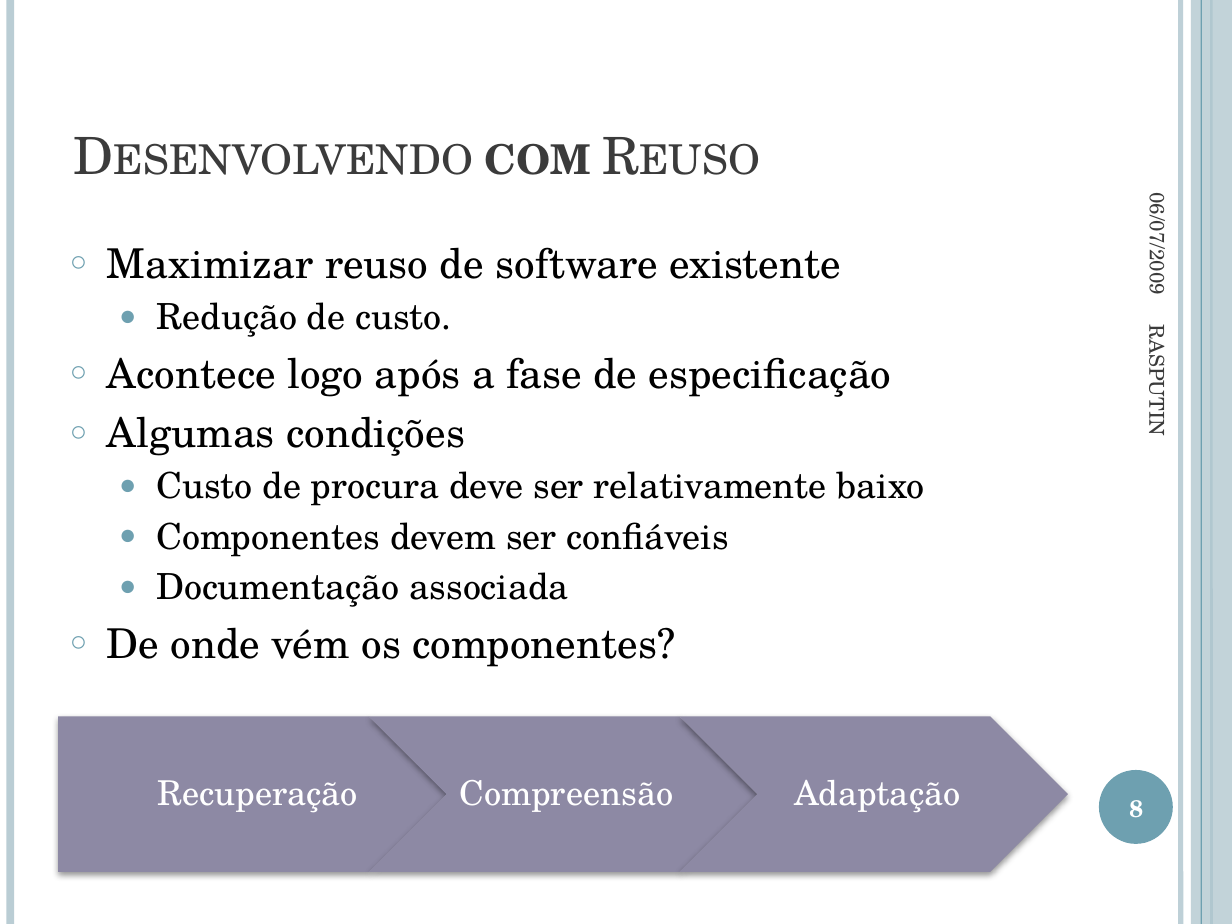
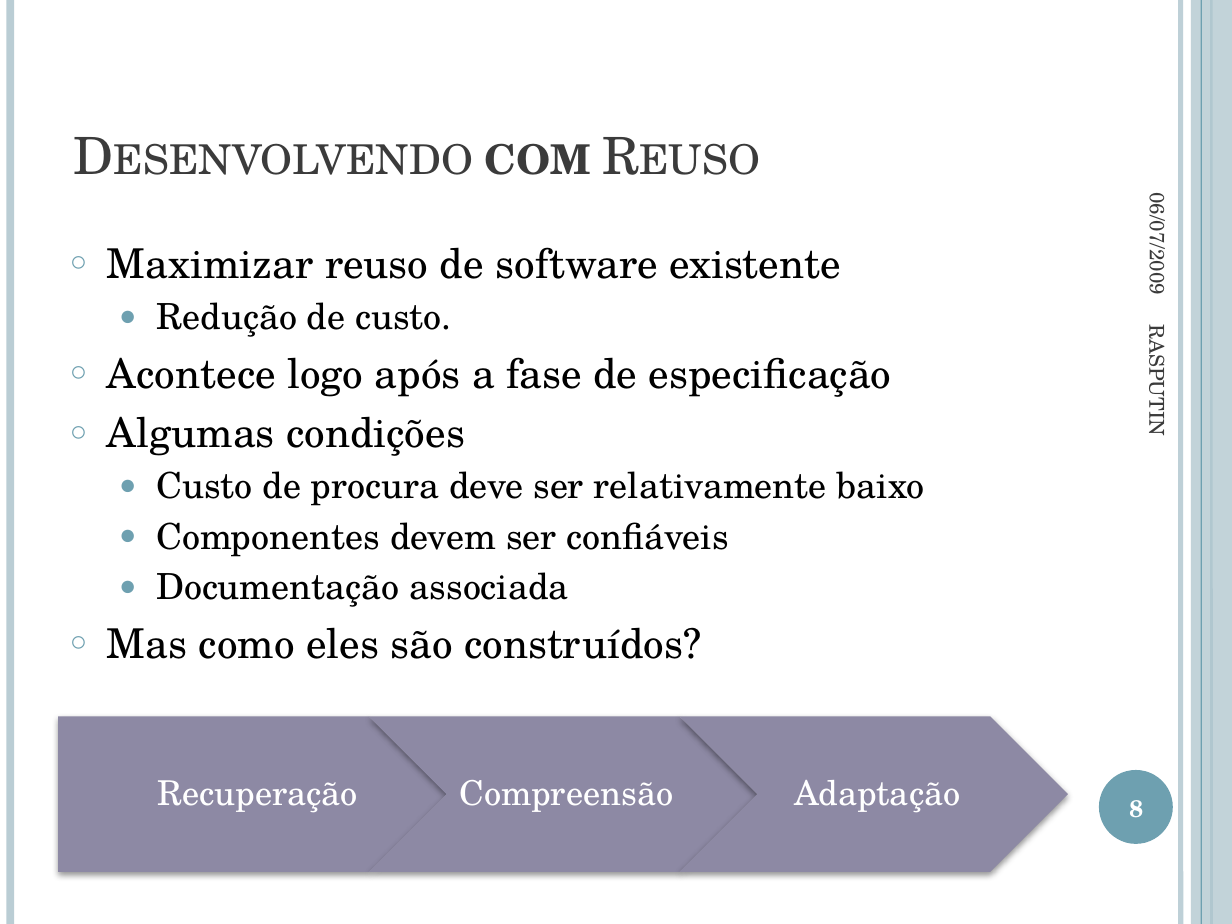
Before and after one commit to jmftrindade/ras4maven, a slide deck: slide 8 of PromotingSoftwareReuseWithRAS/RASPUTIN.pptx. Drawn at 1232x924 pixels with LibreOffice and Linux fonts; fonts in the diff are those of the drawing. Boxes give left, top, right and bottom in pixels: in the first picture for what was removed or moved away, otherwise in the second. Text is boxed around its words. In the diff, an @@ line names an element or a change of style, - is before the commit and + after.

```diff
--- a/PromotingSoftwareReuseWithRAS/RASPUTIN.pptx
+++ b/PromotingSoftwareReuseWithRAS/RASPUTIN.pptx
@@ text at (107, 627, 701, 659): text changed @@
-○ De onde vém os componentes?
+○ Mas como eles são construídos?
```
Also in this commit, not shown: 8 other slides changed, 3 other files.
